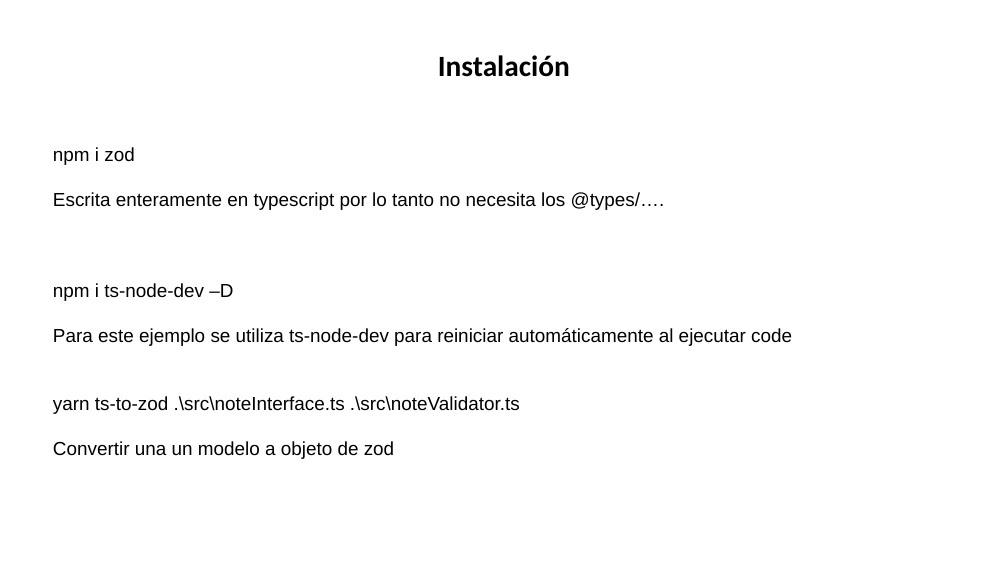
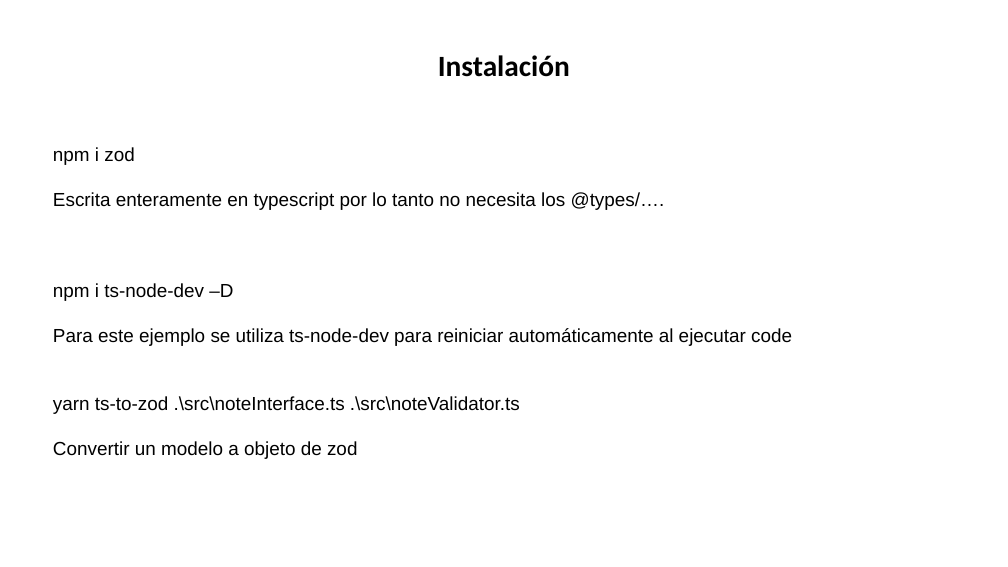
Before and after one commit to orgielce/zod-typescript-example, a slide deck: slide 4 of Presentación1.pptx. Drawn at 1008x567 pixels with LibreOffice and Linux fonts; fonts in the diff are those of the drawing. Boxes give left, top, right and bottom in pixels: in the first picture for what was removed or moved away, otherwise in the second. Text is boxed around its words. In the diff, an @@ line names an element or a change of style, - is before the commit and + after.

Commit message:
fix (global) Update ppt

```diff
--- a/Presentación1.pptx
+++ b/Presentación1.pptx
@@ text at box(53, 441, 357, 459): text changed @@
-Convertir una un modelo a objeto de zod
+Convertir un modelo a objeto de zod
```
